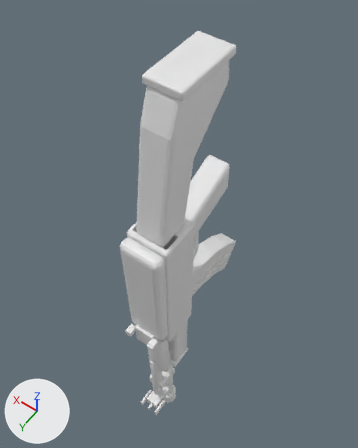
What one commit did to the Blender file assets/source/ak47.blend.
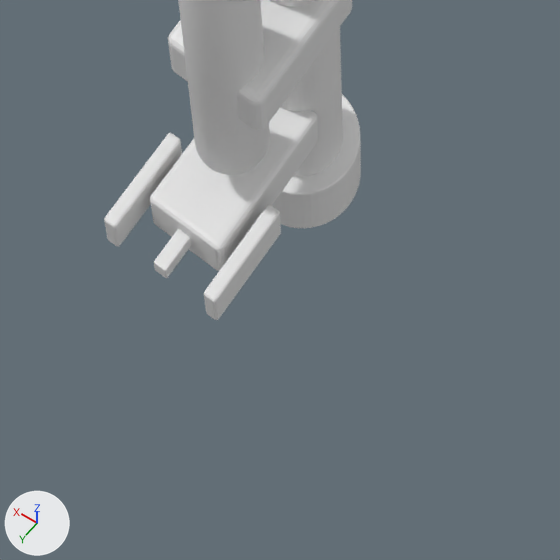
Old and new are each drawn whole from a camera (50 mm lens) standing at (-0.278, 0.267, 0.73) and looking at (0.06, -0.207, -0.013) and again close up on the part from 35% to 57% of the width and 83% to 100% of the height. Lighting does not change. The marker at lower left points along +X, +Y and +Z. The first two pictures are the older version.

The first close-up shows 'Front sight post', 'Front sight protective ear', 'Front sight protective ear.001', 'Front sight tower', 'Gas block', 'Gas tube', 'Long barrel', 'Muzzle brake'.
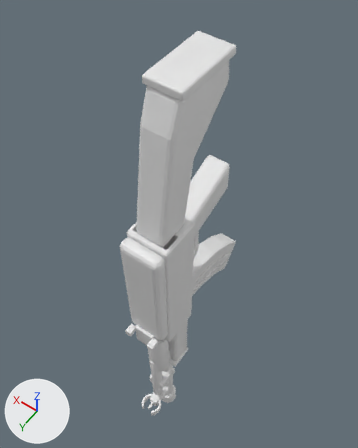
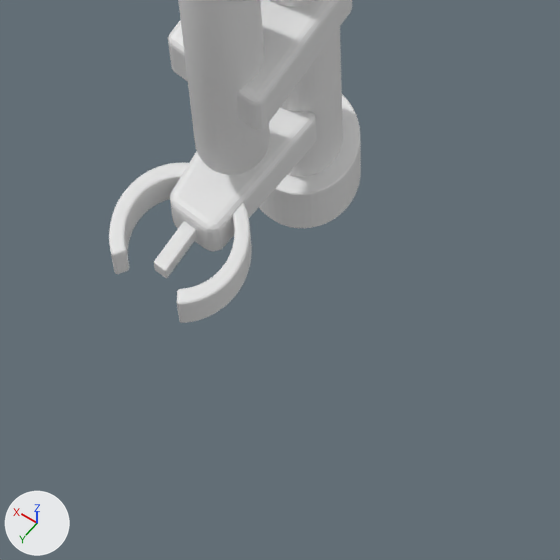
Where the change shows, as pixel boxes (x1, y1, x2, y2) in the close-ups (560 x 560 px):
'Front sight tower', reshaped, moved, turned: before (150, 108, 318, 271); after (170, 108, 317, 251)
'Front sight protective wing', added: after (177, 203, 252, 323)
'Front sight protective wing.001', added: after (109, 162, 189, 274)
'Front sight protective ear', deleted: before (204, 205, 281, 320)
'Front sight protective ear.001', deleted: before (104, 133, 182, 246)

What the commit changed:
me_cube_015 is used by ob_front_sight_tower; location (0.0, -0.04, -0.458).
me_cube_015 had 8 vertices, 6 faces and spanned x -0.0145..0.0145, y -0.027..0.027, z -0.012..0.012.
me_cube_015 now has 12 vertices, 8 faces and spans x -0.012..0.012, y -0.067..-0.016, z -0.0145..0.0145.
me_cube_015 part 1: the whole mesh is rebuilt.
Mesh me_front_sight_protective_wing_001 is new.
It has 100 vertices, 52 faces and spans x -0.01..0.01, y -0.0314..0.0074, z 0.0074..0.0225.
It uses material mat_charcoal_blued_steel (white #e7e7e7).
Mesh me_front_sight_protective_wing is new.
It has 100 vertices, 52 faces and spans x -0.01..0.01, y -0.0314..0.0074, z -0.0225..-0.0074.
It uses material mat_charcoal_blued_steel (white #e7e7e7).
Object 'Front sight tower' (ob_front_sight_tower) moves from (0.0, -0.04, -0.458) to (0.0, 0.0, -0.458).
Object 'Front sight tower' (ob_front_sight_tower) turns from (0, 0, 0) to (0, 90, 0) degrees about x, y and z.
Object 'Front sight protective ear' (ob_front_sight_protective_ear) is deleted.
Object 'Front sight protective ear.001' (ob_front_sight_protective_ear_001) is deleted.
Object 'Front sight protective wing.001' (ob_front_sight_protective_wing_001) is new; it shows me_front_sight_protective_wing_001.
Its location is (0.0, 0.0, -0.458).
Its rotation in degrees is (0, 90, 0).
It gains a BEVEL modifier named 'Soft machined edges'.
Modifier setting: width = 0.001.
Modifier setting: width_pct = 0.001.
Modifier setting: segments = 3.
Object 'Front sight protective wing' (ob_front_sight_protective_wing) is new; it shows me_front_sight_protective_wing.
Its location is (0.0, 0.0, -0.458).
Its rotation in degrees is (0, 90, 0).
It gains a BEVEL modifier named 'Soft machined edges'.
Modifier setting: width = 0.001.
Modifier setting: width_pct = 0.001.
Modifier setting: segments = 3.
